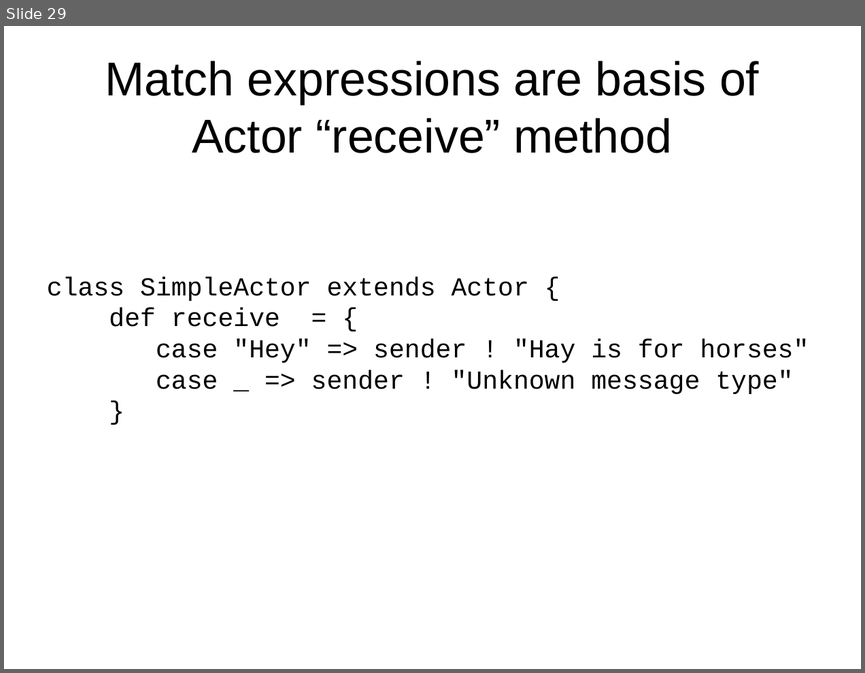
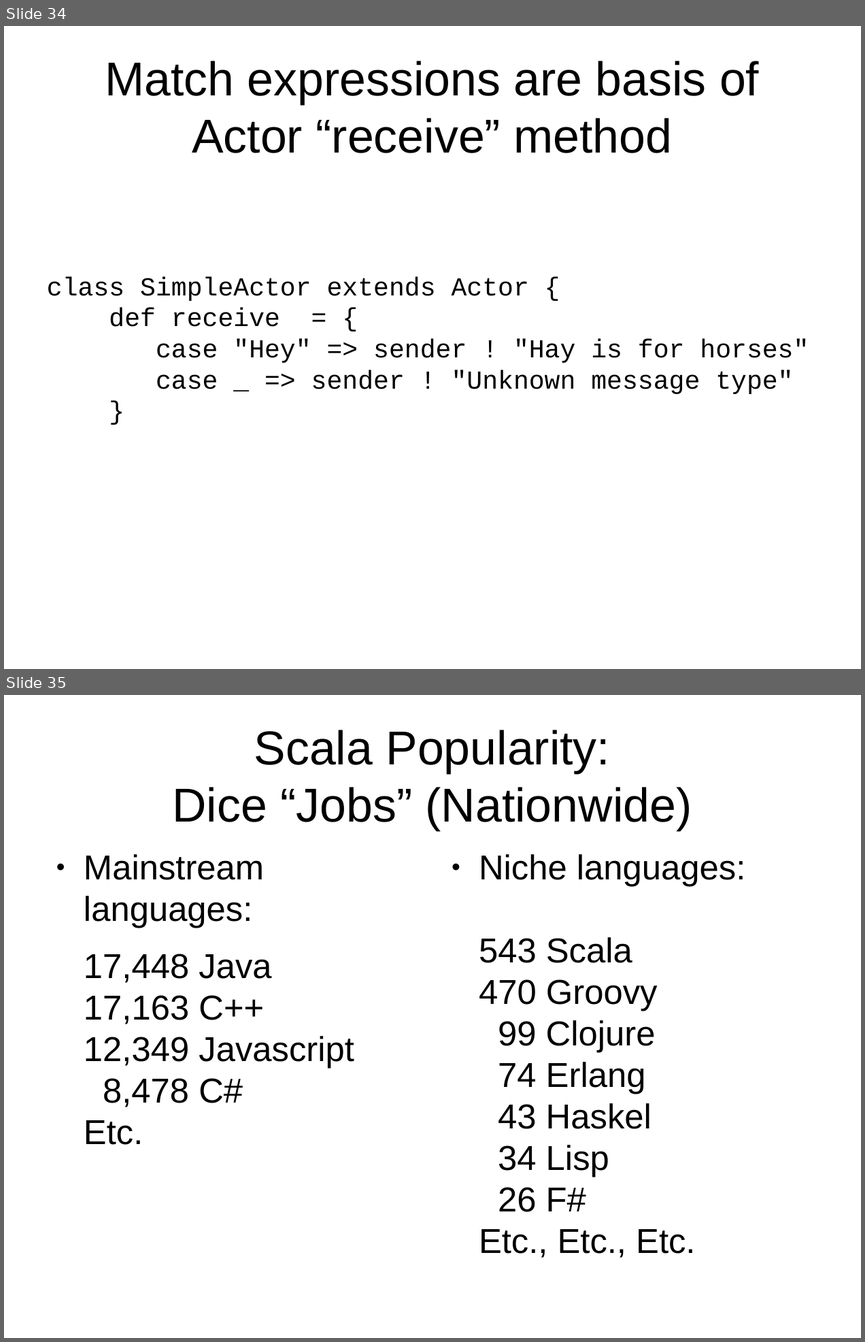
Before and after one commit to JohnLockwood/ScalaTalkSacjug, a slide deck: ScalaDecember2014.odp. Shown one above the other, each under a label of ours: slide 29 before the commit, slides 34 and 35 after it. The pictures are 865x673 and 865x1342 pixels, drawn with LibreOffice and Linux fonts; fonts in the diff are those of the drawing. Boxes give left, top, right and bottom in pixels: in the first picture for what was removed or moved away, otherwise in the second. Text is boxed around its words. In the diff, an @@ line names an element or a change of style, - is before the commit and + after.

```diff
--- a/ScalaDecember2014.odp
+++ b/ScalaDecember2014.odp
@@ slide 35 added at (x1=4, y1=695, x2=861, y2=1338), background #FFFFFF @@
@@ title added at (x1=172, y1=730, x2=692, y2=830), 44 pt, text #000000 @@
+Scala Popularity:
+Dice “Jobs” (Nationwide)
@@ text added at (x1=84, y1=854, x2=354, y2=1144), 32 pt, text #000000 @@
+● Mainstream languages:
+17,448 Java
+17,163 C++
+12,349 Javascript
+8,478 C#
+Etc.
@@ text added at (x1=479, y1=854, x2=745, y2=1257), 32 pt, text #000000 @@
+● Niche languages:
+  543 Scala
+  470 Groovy
+  99 Clojure
+  74 Erlang
+  43 Haskel
+  34 Lisp
+  26 F#
+  Etc., Etc., Etc.
@@ what was slide 29 is now slide 34 @@
```
Also in this commit, not shown: 2 slides changed, 4 other slides added, 2 other files.
